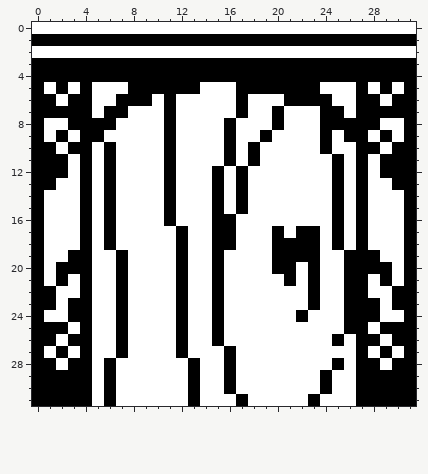
Edited in one commit: pixel-art sprite (assets/door.png). Above: the version before the commit.
The file is 32x32 pixels.
Once edited:
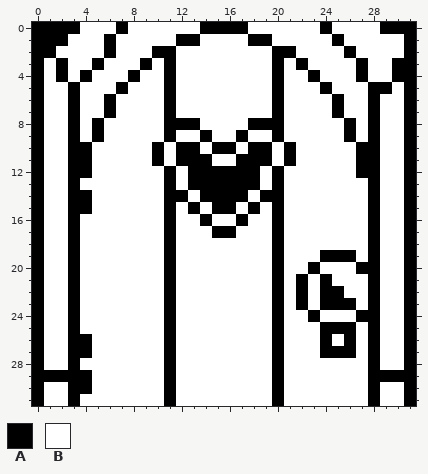
Palette (. is transparent): A #000000  B #ffffff
What changed:
y 0: x 0..3 BBBB -> AAAA; x 7 B -> A; x 14..17 BBBB -> AAAA; x 24 B -> A; x 29..31 BBB -> AAA
y 1: x 3..5 AAA -> BBB; x 7..11 AAAAA -> BBBBB; x 14..17 AAAA -> BBBB; x 20..24 AAAAA -> BBBBB; x 26..30 AAAAA -> BBBBB
y 2: x 0..1 BB -> AA; x 6 B -> A; x 10..11 BB -> AA; x 20..21 BB -> AA; x 26 B -> A; x 31 B -> A
y 3: x 1 A -> B; x 3..4 AA -> BB; x 6..8 AAA -> BBB; x 10 A -> B; x 12..19 AAAAAAAA -> BBBBBBBB; x 21 A -> B; x 23..26 AAAA -> BBBB; x 28..29 AA -> BB
y 4: x 1 A -> B; x 3 A -> B; x 5..7 AAA -> BBB; x 9..10 AA -> BB; x 12..19 AAAAAAAA -> BBBBBBBB; x 21..22 AA -> BB; x 24..26 AAA -> BBB; x 28..29 AA -> BB
y 5: x 2..4 ABA -> BAB; x 7..10 BAAA -> ABBB; x 12..13 AA -> BB; x 17..19 AAA -> BBB; x 21..24 AAAB -> BBBA; x 27..28 AB -> BA
y 6: x 1 A -> B; x 4 A -> B; x 6..9 BAAA -> ABBB; x 17 A -> B; x 20..25 BAAAAB -> ABBBBA; x 27 A -> B; x 30 A -> B
y 7: x 1..2 AA -> BB; x 4 A -> B; x 7 A -> B; x 17 A -> B; x 24 A -> B; x 27 A -> B; x 29..30 AA -> BB
y 8: x 4 A -> B; x 6 A -> B; x 12..13 BB -> AA; x 16 A -> B; x 18..19 BB -> AA; x 24..25 AA -> BB; x 27 A -> B
y 9: x 2..4 ABA -> BAB; x 14 B -> A; x 16..17 AB -> BA; x 19..20 AB -> BA; x 24 A -> B; x 27..29 ABA -> BAB
y 10: x 1 A -> B; x 6 A -> B; x 10..13 BABB -> ABAA; x 15 B -> A; x 19 B -> A; x 21 B -> A; x 24 A -> B; x 30 A -> B
y 11: x 1..3 AAB -> BBA; x 6 A -> B; x 10..14 BABBB -> ABAAA; x 16..17 AB -> BA; x 19 B -> A; x 21 B -> A; x 25 A -> B; x 28..30 BAA -> ABB
y 12: x 1..3 AAB -> BBA; x 6 A -> B; x 13..14 BB -> AA; x 16 B -> A; x 18 B -> A; x 20 B -> A; x 25 A -> B; x 28..30 BAA -> ABB
y 13: x 1 A -> B; x 3..4 BA -> AB; x 6 A -> B; x 13..14 BB -> AA; x 16 B -> A; x 18 B -> A; x 20 B -> A; x 25 A -> B; x 27..28 AB -> BA; x 30 A -> B
y 14: x 3 B -> A; x 6 A -> B; x 12 B -> A; x 14 B -> A; x 16 B -> A; x 19..20 BB -> AA; x 25 A -> B; x 27..28 AB -> BA
y 15: x 3 B -> A; x 6 A -> B; x 13 B -> A; x 16..18 BAB -> ABA; x 20 B -> A; x 25 A -> B; x 27..28 AB -> BA
y 16: x 3..4 BA -> AB; x 6 A -> B; x 14..17 BAAB -> ABBA; x 20 B -> A; x 25 A -> B; x 27..28 AB -> BA
y 17: x 3..4 BA -> AB; x 6 A -> B; x 11..12 BA -> AB; x 22..23 AA -> BB; x 25 A -> B; x 27..28 AB -> BA
y 18: x 3..4 BA -> AB; x 6 A -> B; x 11..12 BA -> AB; x 15..16 AA -> BB; x 21..23 AAA -> BBB; x 25 A -> B; x 27..28 AB -> BA
y 19: x 4 A -> B; x 7 A -> B; x 11..12 BA -> AB; x 15 A -> B; x 21..25 AAABB -> BBBAA; x 27 A -> B
y 20: x 2 A -> B; x 4 A -> B; x 7 A -> B; x 11..12 BA -> AB; x 15 A -> B; x 21 A -> B; x 26 A -> B; x 29 A -> B
y 21: x 2..4 ABA -> BAB; x 7 A -> B; x 11..12 BA -> AB; x 15 A -> B; x 20..24 BABAB -> ABABA; x 26..29 AABA -> BBAB
y 22: x 1 A -> B; x 3..4 BA -> AB; x 7 A -> B; x 11..12 BA -> AB; x 15 A -> B; x 20 B -> A; x 22..28 BABBAAB -> ABAABBA; x 30 A -> B
y 23: x 1 A -> B; x 4 A -> B; x 7 A -> B; x 11..12 BA -> AB; x 15 A -> B; x 20 B -> A; x 22..25 BABB -> ABAA; x 27 A -> B; x 30 A -> B
y 24: x 4 A -> B; x 7 A -> B; x 11..12 BA -> AB; x 15 A -> B; x 20 B -> A; x 22..23 AB -> BA; x 26 A -> B
y 25: x 1..4 AABA -> BBAB; x 7 A -> B; x 11..12 BA -> AB; x 15 A -> B; x 20 B -> A; x 24..25 BB -> AA; x 27..30 ABAA -> BABB
y 26: x 1 A -> B; x 7 A -> B; x 11..12 BA -> AB; x 15 A -> B; x 20 B -> A; x 24..27 BABA -> ABAB; x 30 A -> B
y 27: x 2..3 AB -> BA; x 7 A -> B; x 11..12 BA -> AB; x 16 A -> B; x 20 B -> A; x 24..29 BBBABA -> AAABAB
y 28: x 1 A -> B; x 4 A -> B; x 6 A -> B; x 11 B -> A; x 13 A -> B; x 16 A -> B; x 20 B -> A; x 25 A -> B; x 27 A -> B; x 30 A -> B
y 29: x 6 A -> B; x 11 B -> A; x 13 A -> B; x 16 A -> B; x 20 B -> A; x 24 A -> B; x 27 A -> B
y 30: x 1..2 AA -> BB; x 6 A -> B; x 11 B -> A; x 13 A -> B; x 16 A -> B; x 20 B -> A; x 24 A -> B; x 27 A -> B; x 29..30 AA -> BB
y 31: x 1..2 AA -> BB; x 4 A -> B; x 6 A -> B; x 11 B -> A; x 13 A -> B; x 17 A -> B; x 20 B -> A; x 23 A -> B; x 27 A -> B; x 29..30 AA -> BB
Changed places in both pictures, as pixel boxes (x1, y1, x2, y2):
changed: (32, 22, 416, 406)
